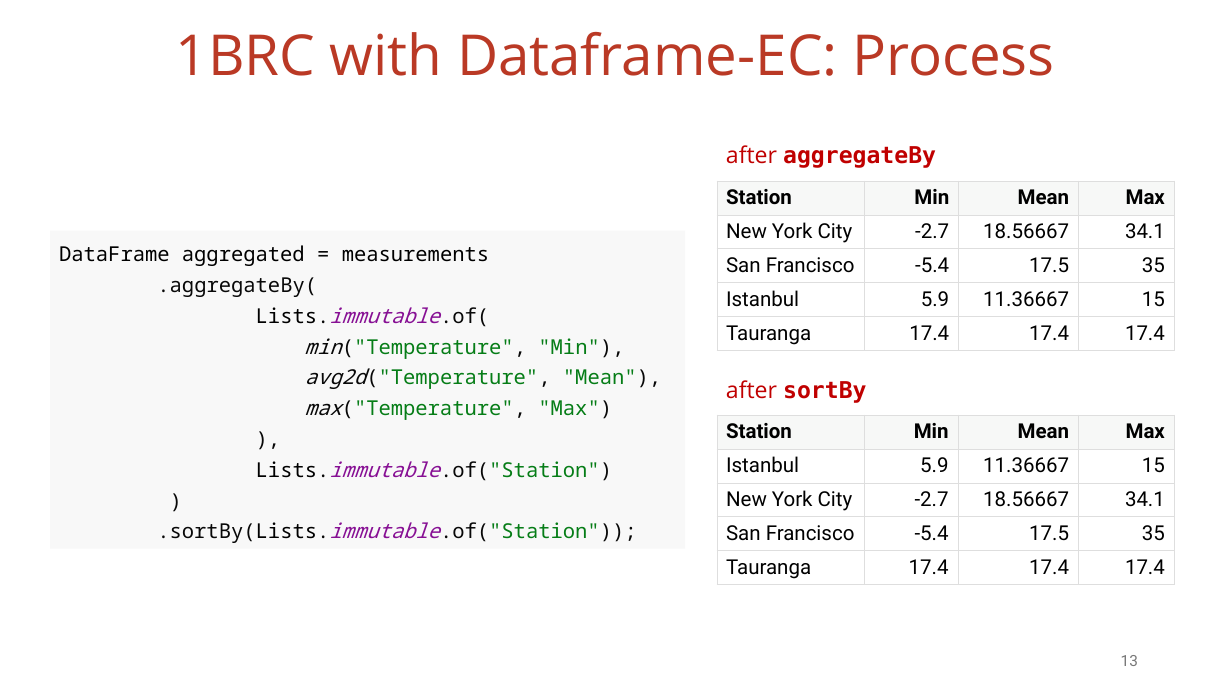
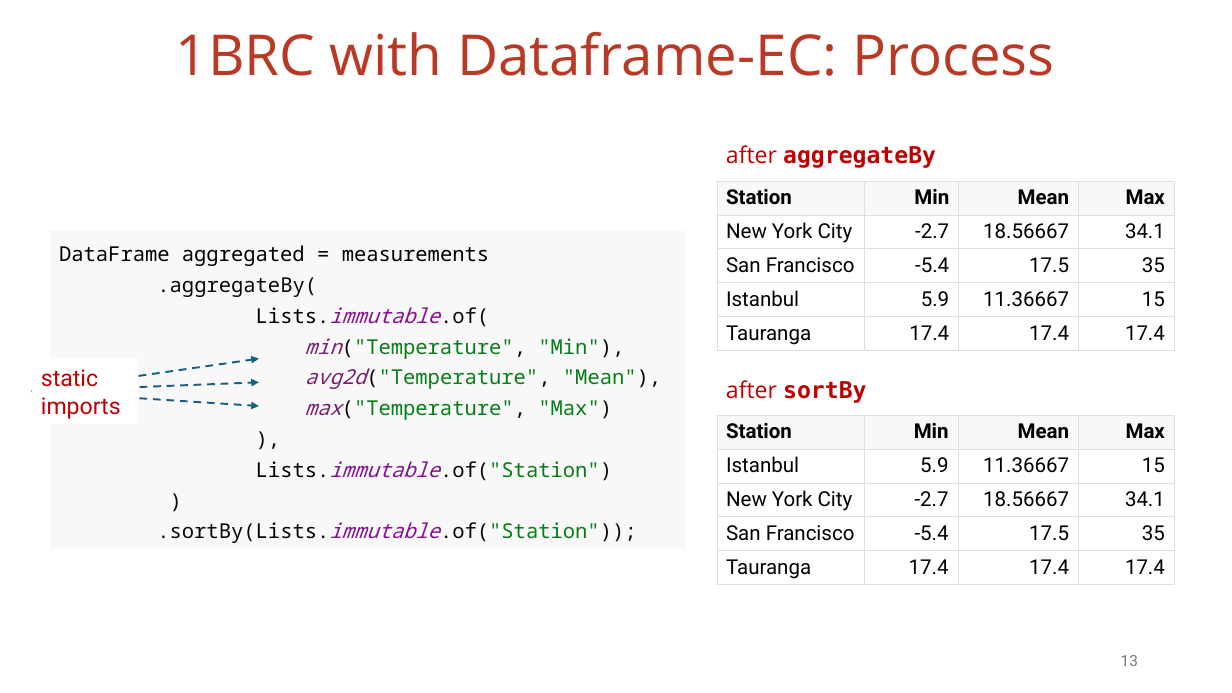
Before and after one commit to vmzakharov/missing-dataframe-talk, a slide deck: slide 13 of presentation/Missing_Dataframe_Short.pptx. Drawn at 1232x693 pixels with LibreOffice and Linux fonts; fonts in the diff are those of the drawing. Boxes give left, top, right and bottom in pixels: in the first picture for what was removed or moved away, otherwise in the second. Text is boxed around its words. In the diff, an @@ line names an element or a change of style, - is before the commit and + after.

```diff
--- a/presentation/Missing_Dataframe_Short.pptx
+++ b/presentation/Missing_Dataframe_Short.pptx
@@ arrow added from (31, 391) to (259, 359), #156082 1.5 pt dashed @@
@@ rectangle added at [31, 359, 138, 424], fill #FFFFFF, 18 pt, text #C00000 @@
+static
+imports
@@ text in rectangle at [305, 338, 661, 420]: text colour #080808 to #78206E in "min("Temperature",", "avg2d("Temperature",", "max("Temperature"," @@
@@ arrow added from (31, 391) to (259, 383), #156082 1.5 pt dashed @@
@@ arrow added from (31, 391) to (259, 406), #156082 1.5 pt dashed @@
```
Also in this commit, not shown: 6 other slides changed, 1 slide added, 3 other files.
